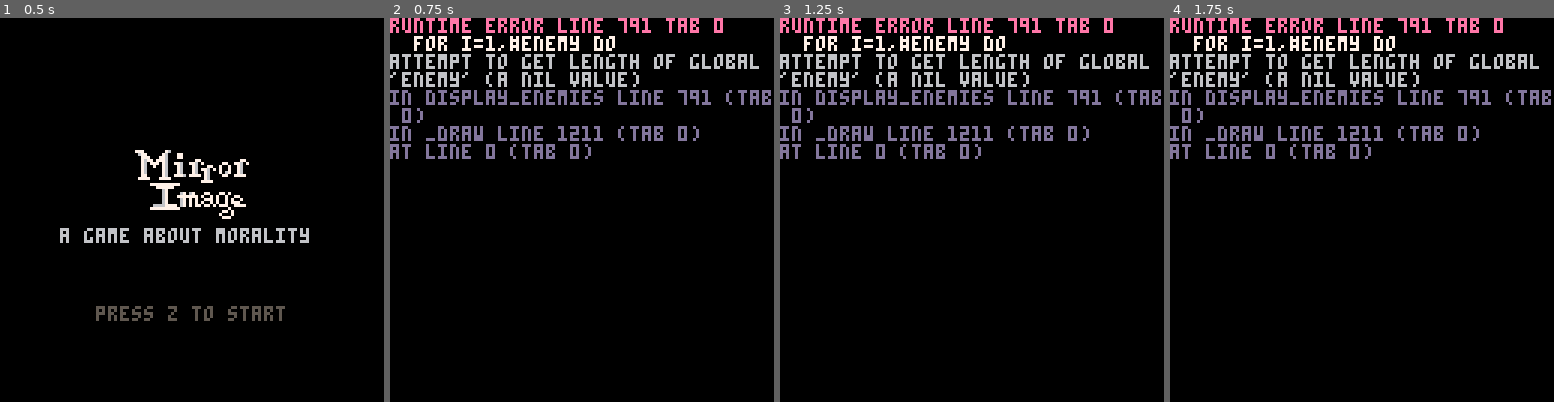
Above: before the commit, frames 1-4 (left to right).
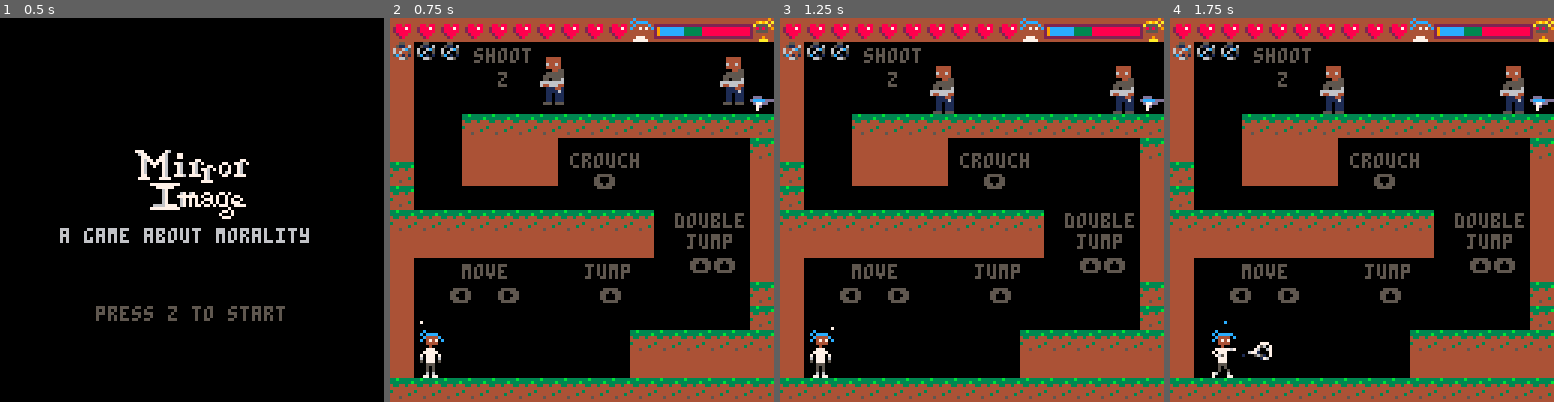
Above: after the commit, the same moments.

Repository: xMunchy/Mirror_Image
Game: PICO-8 cartridge prog.p8
Same seed, same stepped clock (60 frames per second), same inputs: the game is played once before the commit and once after it.
Inputs:
- Up to frame 1 (0.5 s): tap X (X key) at 0.33 s
- Up to frame 2 (0.75 s): tap O (Z key) at 0.7 s
- Up to frame 3 (1.25 s): tap X (X key) at 1.07 s
- Up to frame 4 (1.75 s): hold Right from 1.6 s (still down); tap O (Z key) at 1.7 s

Frame 1 is identical in both runs. In frame 2, 50% of the frame differs, in the area x 0-100%, y 0-100%; in frame 3, 50%; in frame 4, 51%.
Error before the commit: runtime error line 791 tab 0; for i=1,#enemy do; attempt to get length of global 'enemy' (a nil value)

Commit message:
impl morality bar

Diff:
--- a/prog.p8
+++ b/prog.p8
@@ -571,14 +571,35 @@
       spr(health_sp[2],(i-1)*8,2)
     end
   end
-  for i=1,blast.limit do
-    if (not blast[i] or --if blast[i] doesn't exist
-       blast[i].y < 0) and
-       player.lvl_killc<kill_limit then --blast[i] is done
-      spr(blast_sp[1],(blast.limit-i)*8,10)
+  --kill limit
+  for i=1,kill_limit do
+    if i <= kill_limit-player.lvl_killc then
+      spr(blast_sp[1],(i-1)*8,8)
     else
-      spr(blast_sp[2],(blast.limit-i)*8,10)
-    end
+      spr(blast_sp[2],(i-1)*8,8)
+    end
+  end
+  --morality bar
+  spr(sprites[3][1],80,0,1,1) --show good head
+  spr(sprites[2][1],120,0,1,1,true) --show bad head
+  pset(83,3,7) --good left eye
+  pset(85,3,7) --good right eye
+  pset(122,3,8) --bad left eye
+  pset(124,3,8) --bad right eye
+  rectfill(88,3,98,5,12) --good bar
+  rectfill(98,3,104,5,3) --neutral bar
+  rectfill(104,3,120,5,8) --bad bar
+  rect(88,2,120,6,2) --bar border
+  line((119-89)*ratio+89,3,(119-89)*ratio+89,5,9) --indicator
+end
+
+function check_exit()
+  local x1 = player.x
+  local x2 = player.x+player.w-1
+  local y1 = player.y
+  local y2 = player.y+player.h-1
+  if is_inside(exit_x[lvl+1],exit_x[lvl+1],exit_y[lvl+1],exit_y[lvl+1],x1,x2,y1,y2) then
+    new_level(false)
   end
 end
 
@@ -1046,14 +1067,15 @@
   if game=="title" then --splash
     if btnp(4) then
      game = modes[2]
-    end
-  elseif game=="instr" then --instructions
-    if btnp(4) then
-      game=modes[3]
-      prev_t = time()
-      new_level(x[lvl+1],y[lvl+1],false)
-    end
-  elseif game=="game" then
+     new_level(false)
+    end
+  -- elseif game=="instr" then --instructions
+  --   if btnp(4) then
+  --     game=modes[3]
+  --     prev_t = time()
+  --     new_level(x[lvl+1],y[lvl+1],false)
+  --   end
+elseif game=="game" then
     dt = time() - prev_t
     distance = flr(player.speed*dt)
     if(distance>0) prev_t = time()
